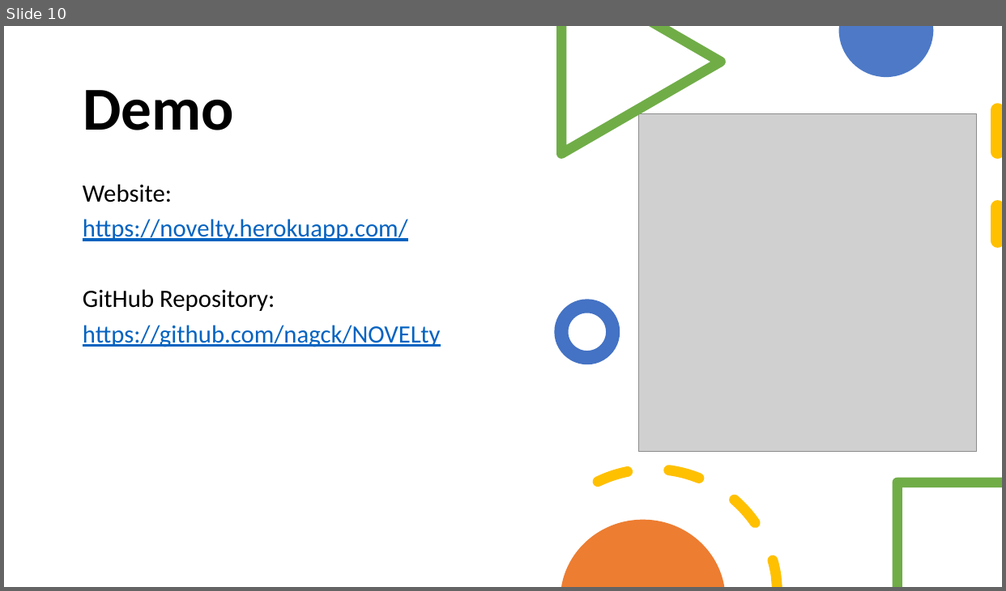
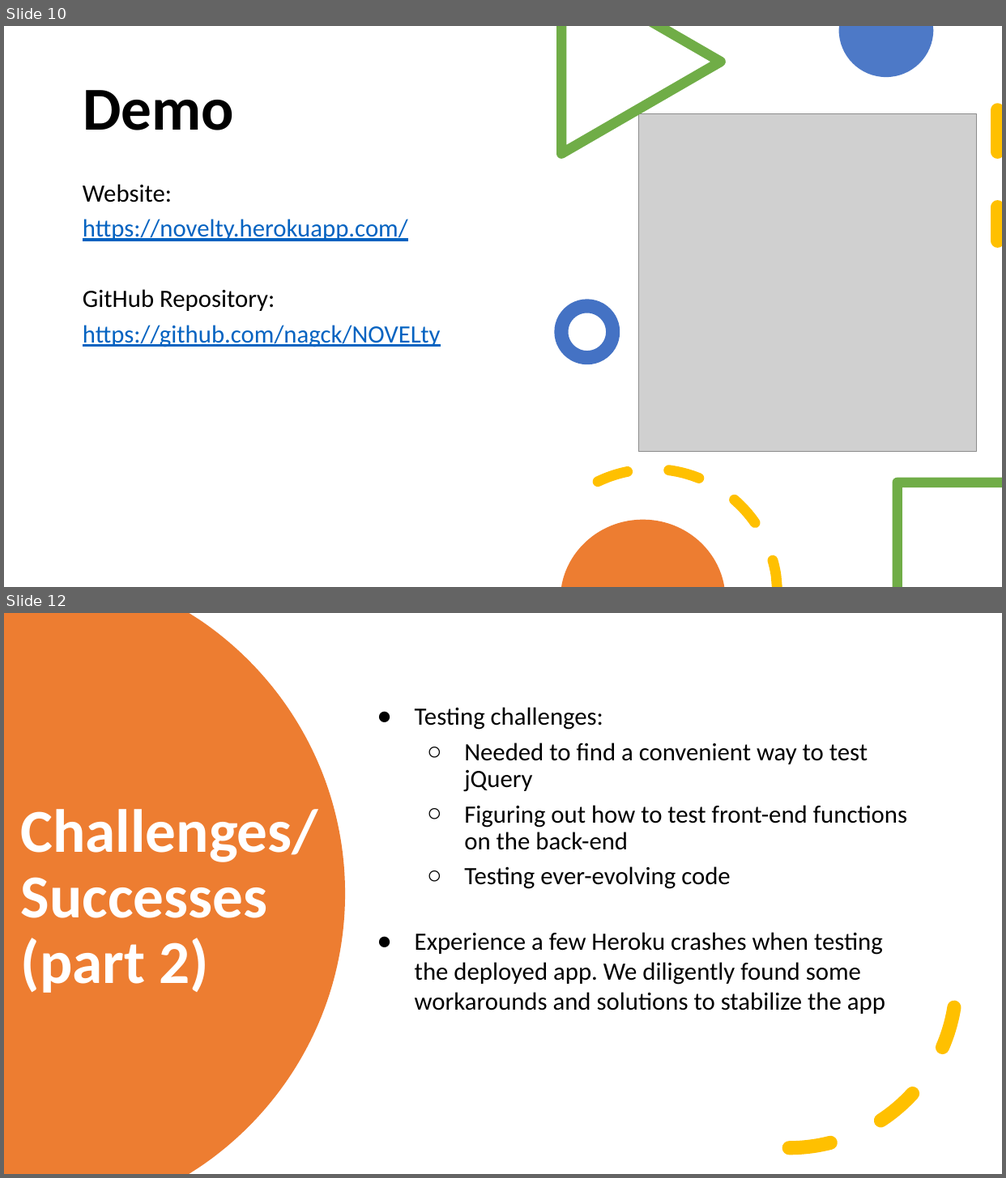
Before and after one commit to nagck/NOVELty, a slide deck: assets/novelty.pptx. Shown one above the other, each under a label of ours: slide 10 before the commit, slides 10 and 12 after it; the slides between them are not shown. The pictures are 1006x591 and 1006x1178 pixels, drawn with LibreOffice and Linux fonts; fonts in the diff are those of the drawing; grey boxes stand for pictures. Boxes give left, top, right and bottom in pixels: in the first picture for what was removed or moved away, otherwise in the second. Text is boxed around its words. In the diff, an @@ line names an element or a change of style, - is before the commit and + after.

```diff
--- a/assets/novelty.pptx
+++ b/assets/novelty.pptx
@@ slide 12 added at box(4, 613, 1002, 1174), background #FFFFFF @@
@@ freeform shape added at box(4, 613, 345, 1174), fill #ED7D31 @@
@@ text added at box(415, 707, 907, 1014), 18 pt, text #000000 @@
+● Testing challenges:
+  ○ Needed to find a convenient way to test jQuery
+  ○ Figuring out how to test front-end functions on the back-end
+  ○ Testing ever-evolving code
+● Experience a few Heroku crashes when testing the deployed app. We diligently found some workarounds and solutions to stabilize the app
@@ title added at box(21, 809, 318, 993), 44 pt, text #FFFFFF, bold @@
+Challenges/
+Successes (part 2)
@@ arc (boxed as its full ellipse) added at box(622, 814, 956, 1148), outline #FFC000 10 pt dashed @@
```
Also in this commit, not shown: 11 other slides changed, 1 other slide added, 1 slide removed.
